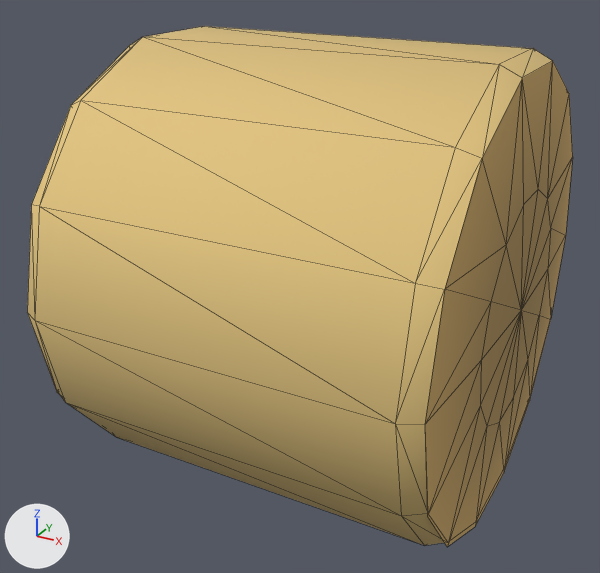
An edit to the glTF model games/yorimichi/assets/belmonte/meshes/SM_BM_BVV_HayRoll.glb, drawn before and after from the same camera.
Before and after are seen from a 50 mm camera at (1.159, -2.286, 1.766) aimed at (-0.063, -0.065, 0.655). Arrows for +X, +Y and +Z are at lower left; the lights stay in place. The older version comes first. Mesh edges are drawn as thin lines. Vertices at exactly the same position are counted once.

Objects in the first picture: 'SM_BM_BVV_HayRoll'.
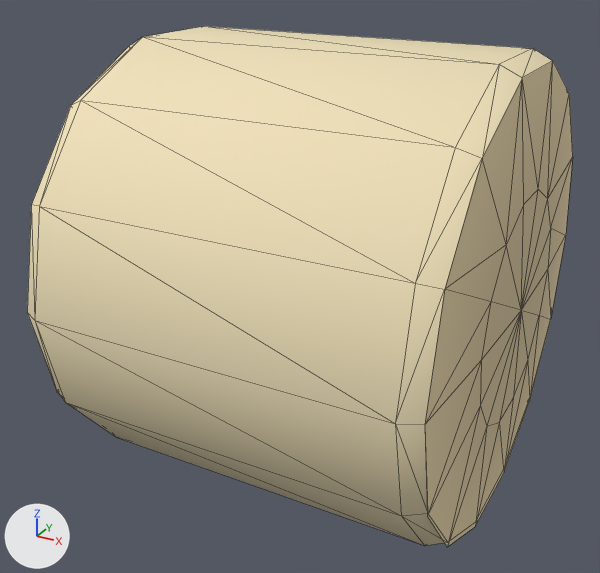
What the commit changed:
me_sm_bvv_hayroll has 98 vertices, 168 faces and spans x -0.65..0.65, y -0.75..0.75, z 0.0..1.44.
me_sm_bvv_hayroll is used by ob_sm_bm_bvv_hayroll; location (0.0, 0.0, 0.0).
me_sm_bvv_hayroll part 1: 56 faces centred in x -0.64..0.64, y -0.58..0.58, z 0.12..1.29 are repainted in the vertex colours; the middle colour goes from orange #bd9c5f to beige #dfcda4.
me_sm_bvv_hayroll part 2: 42 faces centred in x -0.6..0.6, y -0.73..0.73, z 0.0..1.34 are repainted in the vertex colours; the middle colour goes from yellow #e8ca83 to beige #f5e6be.
me_sm_bvv_hayroll part 3: 42 faces centred in x -0.6..0.6, y -0.73..0.73, z 0.09..1.44 are repainted in the vertex colours; the middle colour goes from beige #d6ba79 to beige #ecdeb7.
me_sm_bvv_hayroll part 4: 28 faces centred in x -0.65..0.65, y -0.23..0.23, z 0.47..0.94 are repainted in the vertex colours; the middle colour goes from brown #ad8f57 to beige #d7c59e.

Where the change shows, as pixel boxes [x1, y1, x2, y2] in the pictures (600 x 573 px):
part 1 of me_sm_bvv_hayroll, recoloured: [28, 61, 573, 547] in both
part 2 of me_sm_bvv_hayroll, recoloured (yellow to beige): [27, 37, 499, 424] in both
part 3 of me_sm_bvv_hayroll, recoloured: [27, 26, 552, 545] in both
part 4 of me_sm_bvv_hayroll, recoloured (brown to beige): [480, 189, 551, 426] in both
